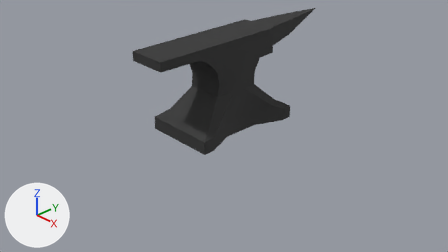
Renders of the Blender file Assets/Art/3D Related/Raw/Props/anvil.blend from each side of a commit.
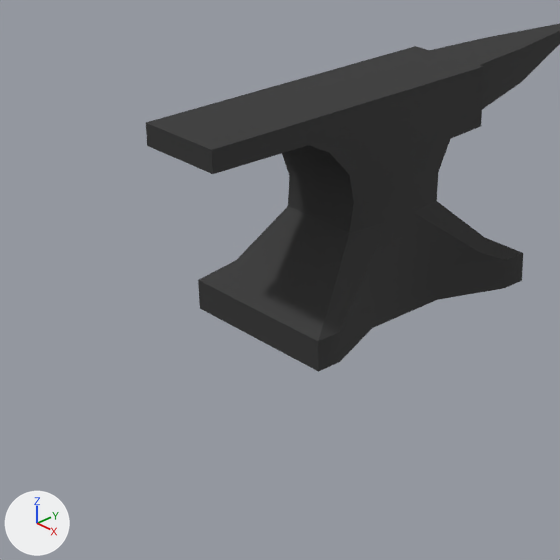
Old and new are each drawn from the file's camera 'Camera' and again close up on the part from 16% to 68% of the width and 0% to 93% of the height. Every picture has the same lights, and +X, +Y and +Z are marked at lower left.
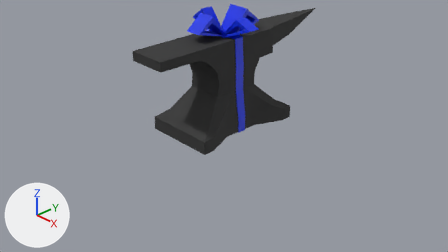
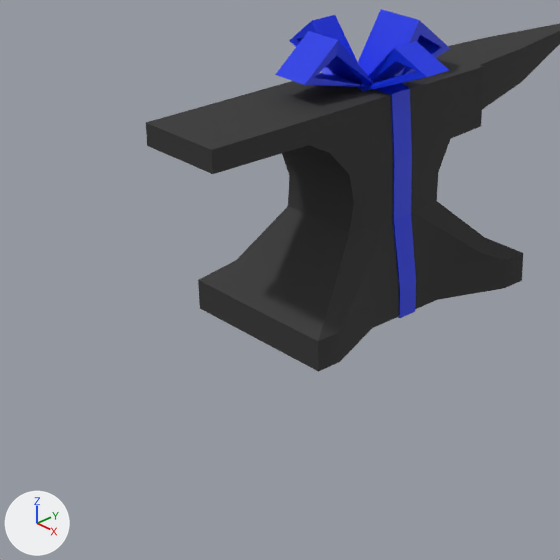
Boxes (x1, y1, x2, y2) around the edits, measured in the close-ups (560 x 560 px):
'Cube.001', added (blue)
    after: (275, 9, 450, 318)

The change, as a list of edits to the scene's bpy script:
```text
Add mat_wrap:
    mat_wrap = principled_material('Wrap')
    mat_wrap.base_color = (0.0, 0.0263, 0.8)  # blue #002de7
Add me_cube_001:
    me_cube_001.from_pydata(...)  # 105 vertices, 97 faces, 1 loose edge; spans x -0.67..0.73, y -0.68..0.67, z -1.81..0.28
    me_cube_001.materials.append(mat_wrap)  # blue #002de7
Add ob_cube_001:
    ob_cube_001 = bpy.data.objects.new('Cube.001', me_cube_001)
    ob_cube_001.location = (0.0, 0.0, 1.8)
```
